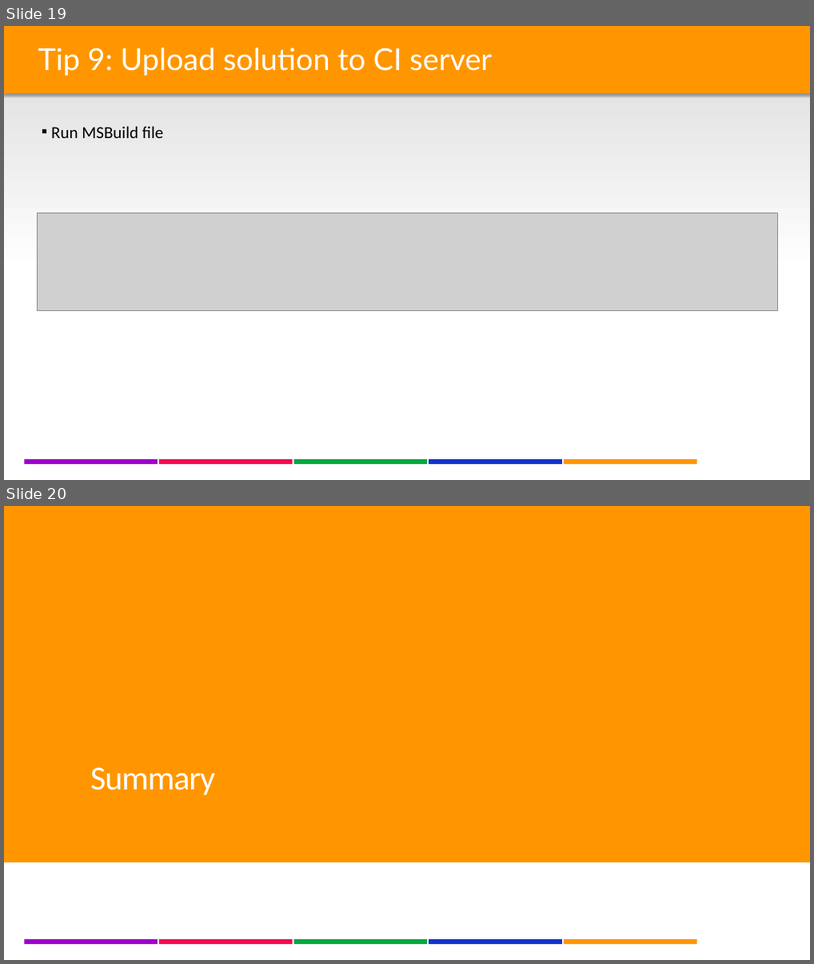
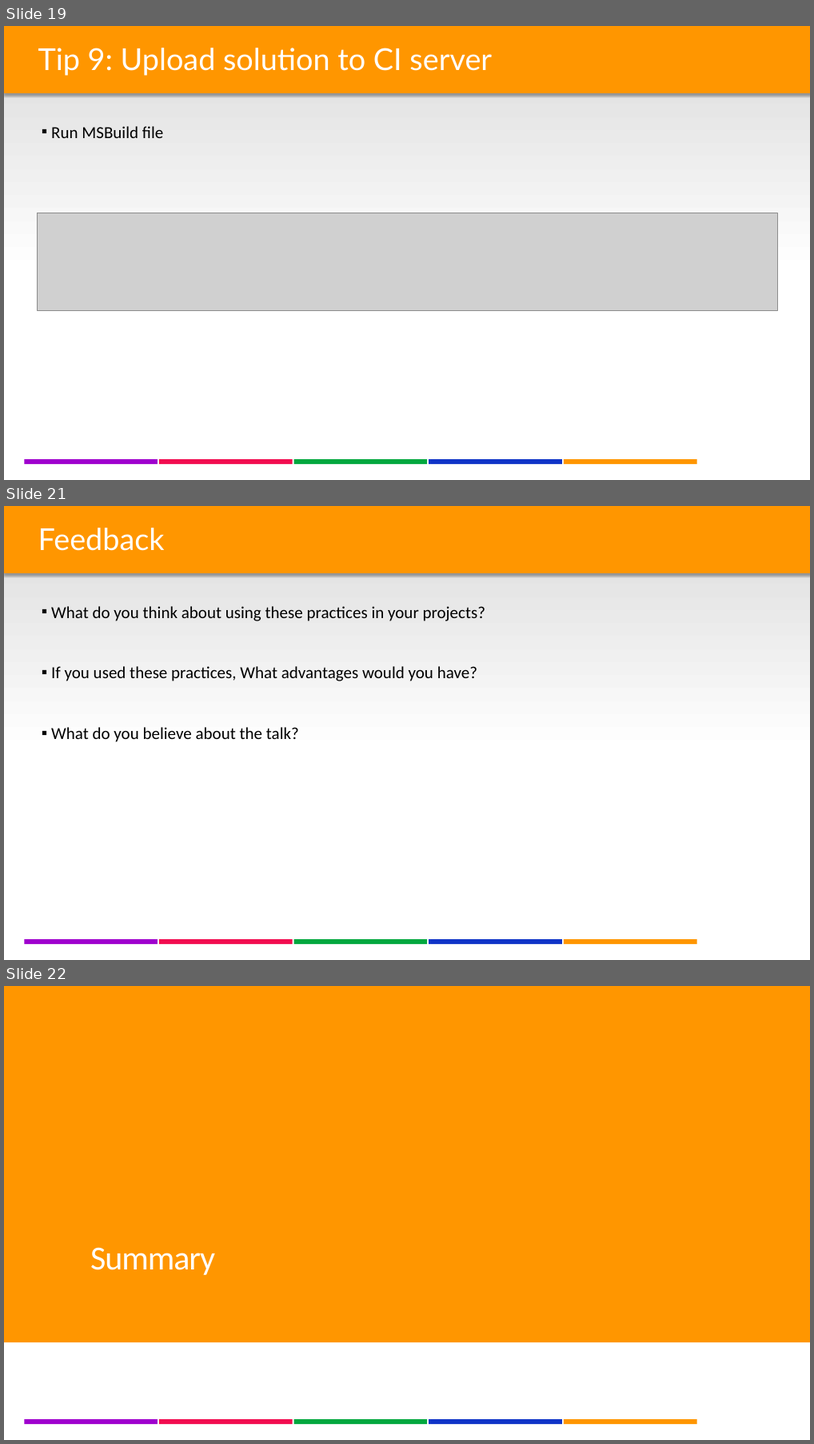
Before and after one commit to lgoldin/TestOrientedDevelopment, a slide deck: DesigningTestableApplications v2.pptx. Shown one above the other, each under a label of ours: slides 19 and 20 before the commit, slides 19, 21 and 22 after it; the slides between them are not shown. The pictures are 814x964 and 814x1444 pixels, drawn with LibreOffice and Linux fonts; fonts in the diff are those of the drawing; grey boxes stand for pictures; background and template pictures are left out. Boxes give left, top, right and bottom in pixels: in the first picture for what was removed or moved away, otherwise in the second. Text is boxed around its words. In the diff, an @@ line names an element or a change of style, - is before the commit and + after.

Commit message:
tentativo de feedback y summary

```diff
--- a/DesigningTestableApplications v2.pptx
+++ b/DesigningTestableApplications v2.pptx
@@ slide 21 added at box(4, 506, 810, 960), background #FFFFFF; not listed: 7 template elements that a slide beside it also shows @@
@@ rectangle added at box(4, 506, 810, 573), fill #FF9600 @@
@@ text added at box(38, 528, 165, 551), 36 pt, text #FFFFFF @@
+Feedback
@@ text added at box(51, 606, 486, 742), 20 pt, text #000000 @@
+  ▪ What do you think about using these practices in your projects?
+  ▪ If you used these practices, What advantages would you have?
+  ▪ What do you believe about the talk?
@@ what was slide 20 is now slide 22 @@
```
Also in this commit, not shown: 1 slide changed, 2 other slides added.
